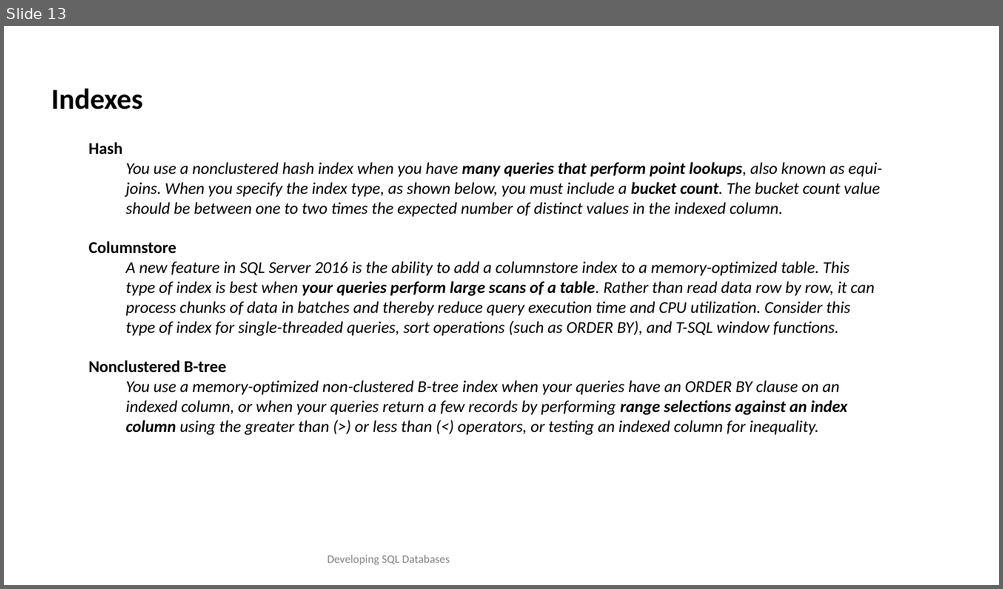
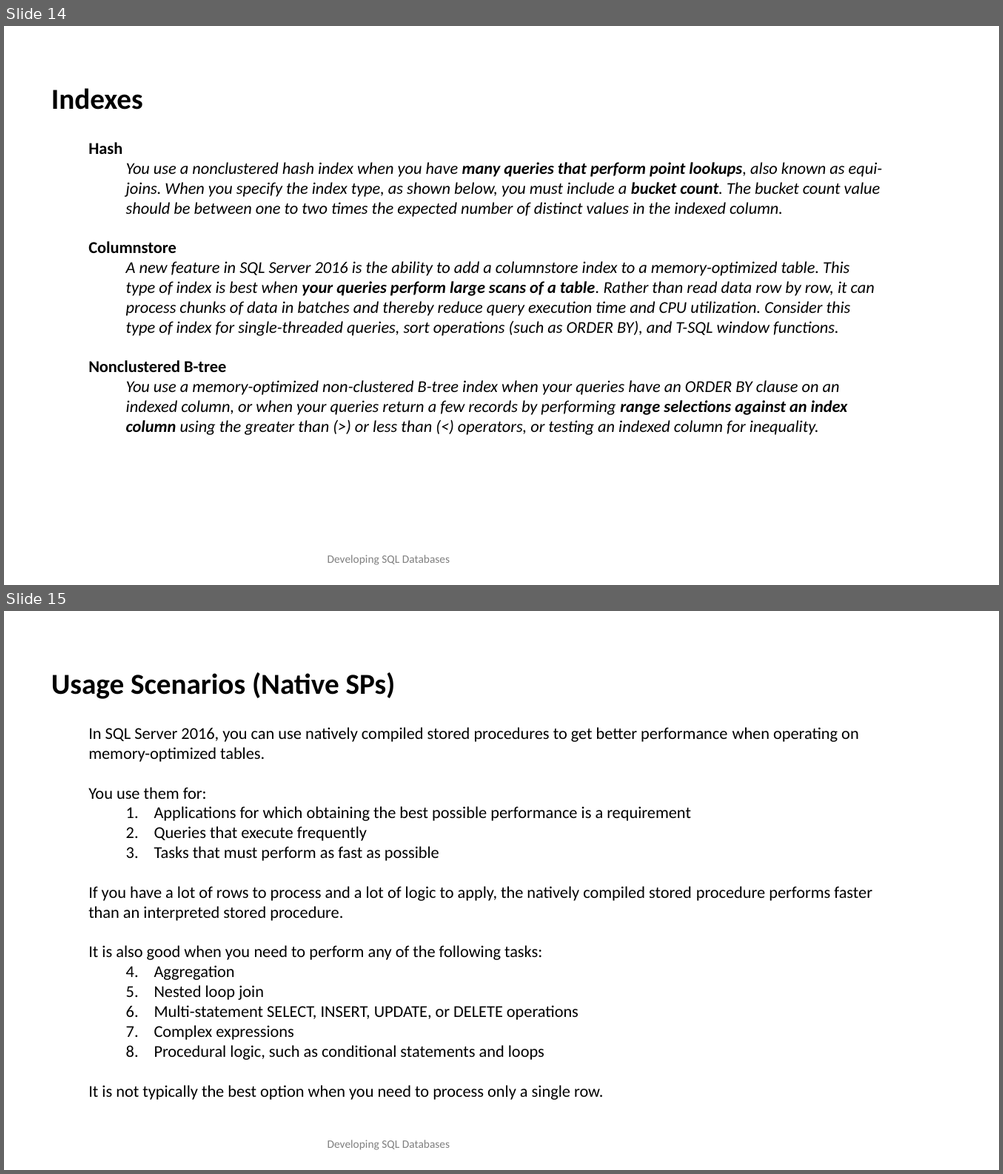
Before and after one commit to TKostyrka/70762DevSQLDB, a slide deck: DEVSQL_10_MemoryOptimized/DEVSQL_10_MemoryOptimized.pptx. Shown one above the other, each under a label of ours: slide 13 before the commit, slides 14 and 15 after it. The pictures are 1003x589 and 1003x1174 pixels, drawn with LibreOffice and Linux fonts; fonts in the diff are those of the drawing. Boxes give left, top, right and bottom in pixels: in the first picture for what was removed or moved away, otherwise in the second. Text is boxed around its words. In the diff, an @@ line names an element or a change of style, - is before the commit and + after.

```diff
--- a/DEVSQL_10_MemoryOptimized/DEVSQL_10_MemoryOptimized.pptx
+++ b/DEVSQL_10_MemoryOptimized/DEVSQL_10_MemoryOptimized.pptx
@@ slide 15 added at <box>4,611,999,1170</box>, background #FFFFFF @@
@@ text added at <box>51,672,872,1100</box>, 16 pt, text #000000 @@
+Usage Scenarios (Native SPs)
+  In SQL Server 2016, you can use natively compiled stored procedures to get better performance when operating on memory-optimized tables.
+  You use them for:
+    1. Applications for which obtaining the best possible performance is a requirement
+    2. Queries that execute frequently
+    3. Tasks that must perform as fast as possible
+  If you have a lot of rows to process and a lot of logic to apply, the natively compiled stored procedure performs faster than an interpreted stored procedure.
+  It is also good when you need to perform any of the following tasks:
+    1. Aggregation
+    2. Nested loop join
+    3. Multi-statement SELECT, INSERT, UPDATE, or DELETE operations
+    4. Complex expressions
+    5. Procedural logic, such as conditional statements and loops
+  It is not typically the best option when you need to process only a single row.
@@ text added at <box>327,1140,449,1150</box>, 11 pt, text #808080 @@
+Developing SQL Databases
@@ what was slide 13 is now slide 14 @@
```
Also in this commit, not shown: 5 slides changed, 2 other slides added, 12 other files.
